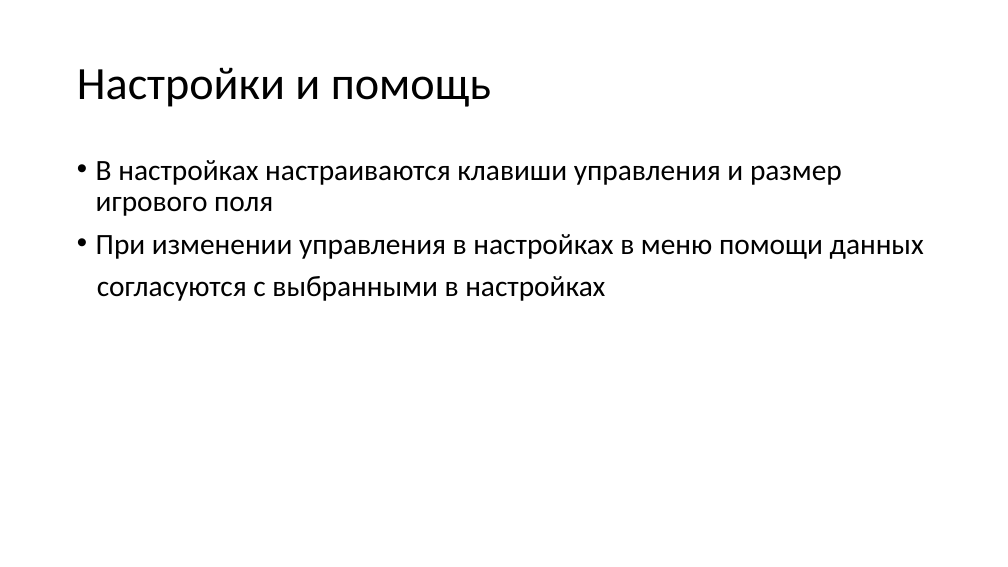
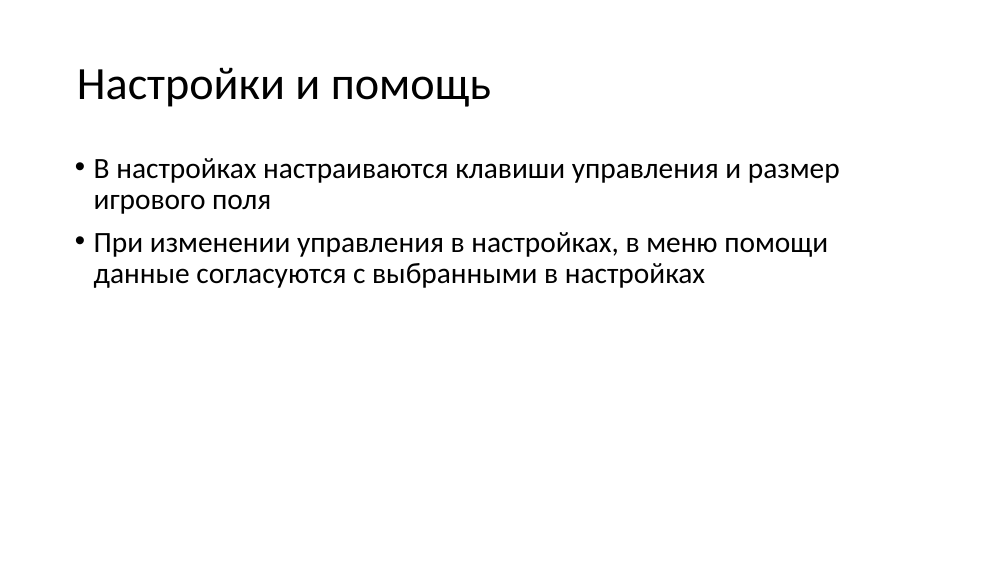
Before and after one commit to wyankx/TetrisBoosted_QT, a slide deck: slide 4 of presentation.pptx. Drawn at 1008x567 pixels with LibreOffice and Linux fonts; fonts in the diff are those of the drawing. Boxes give left, top, right and bottom in pixels: in the first picture for what was removed or moved away, otherwise in the second. Text is boxed around its words. In the diff, an @@ line names an element or a change of style, - is before the commit and + after.

Commit message:
Update presentation

```diff
--- a/presentation.pptx
+++ b/presentation.pptx
@@ text at [94,232,828,288]: text changed @@
-• При изменении управления в настройках в меню помощи данных
-согласуются с выбранными в настройках
+• При изменении управления в настройках, в меню помощи данные согласуются с выбранными в настройках
```
